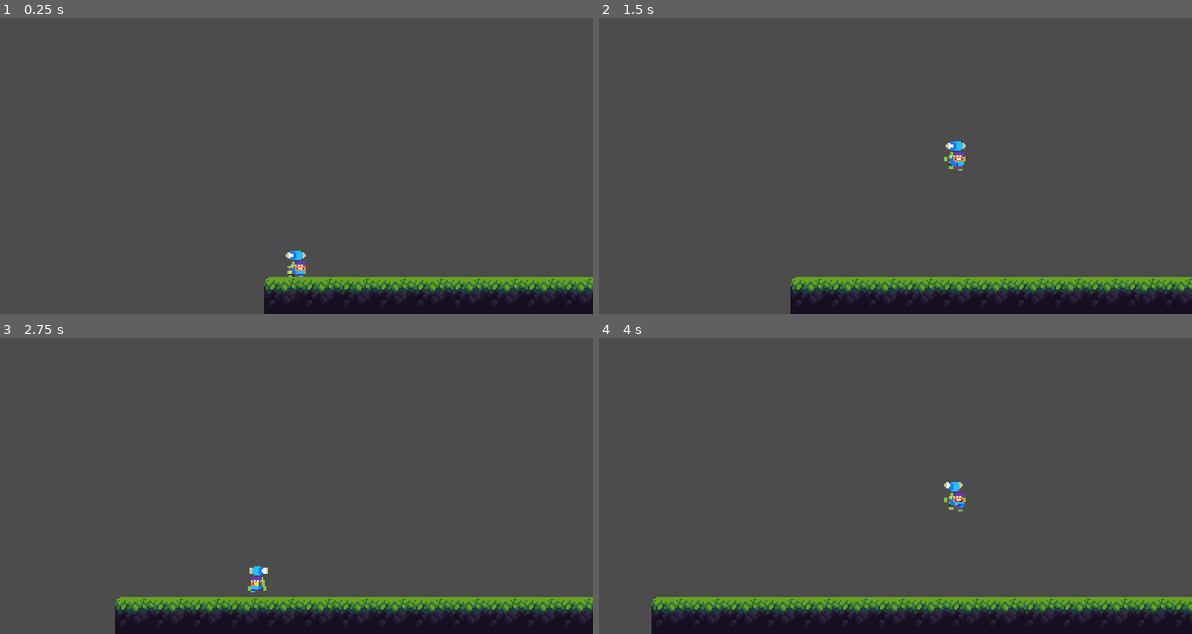
Above: before the commit, frames 1-4 (two rows, left to right).
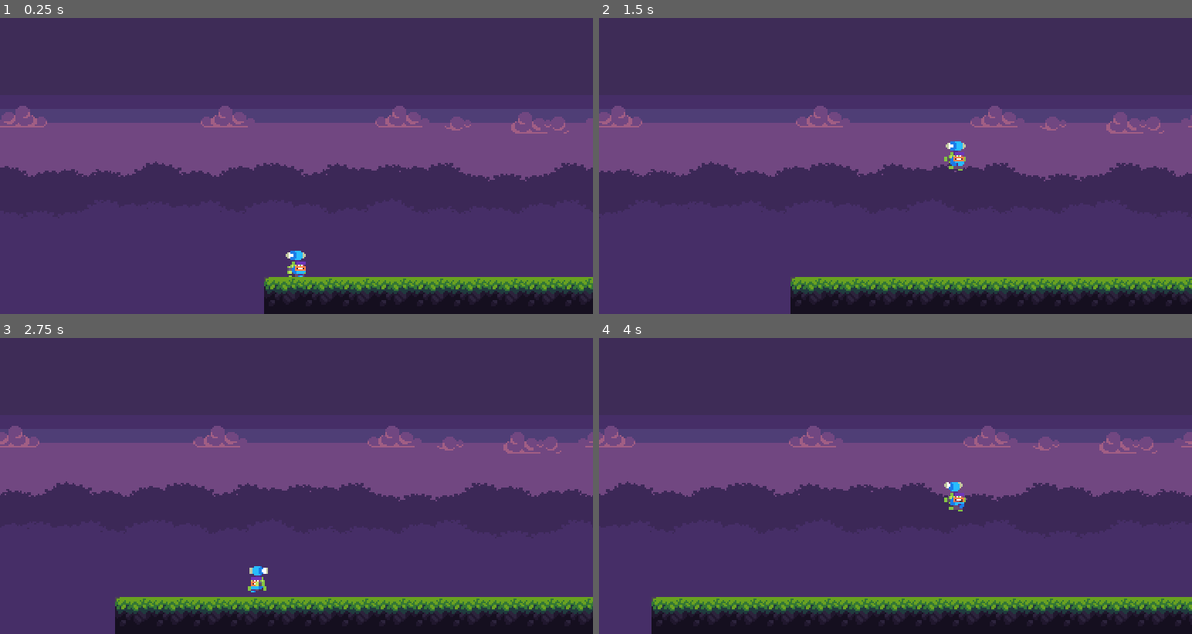
Above: after the commit, the same moments.

Repository: Gui-dev/the-mighty-rune
Game: Godot game, scene res://scene/management/game_level.tscn
Same seed, same stepped clock (60 frames per second), same inputs: the game is played once before the commit and once after it.
Inputs:
- Up to frame 1 (0.25 s): no input
- Up to frame 2 (1.5 s): tap Enter at 0.5 s; hold Right (ui_right) from 0.53 s (still down); tap Space (ui_select) at 0.77 s
- Up to frame 3 (2.75 s): tap Space (ui_select) at 1.52 s; release Right (ui_right) at 2.03 s; hold Left (ui_left) from 2.03 s (still down)
- Up to frame 4 (4 s): release Left (ui_left) at 2.78 s; hold Right (ui_right) from 2.78 s (still down); tap Space (ui_select) at 3.02, 3.77 s

The runs differ from the first frame. In frame 1, 93% of the frame differs, in the area x 0-100%, y 0-100%; in frame 2, 91%; in frame 3, 90%; in frame 4, 88%.

Commit message:
test: add background and camera

Diff:
--- a/scene/management/game_level.tscn
+++ b/scene/management/game_level.tscn
@@ -1,9 +1,10 @@
-[gd_scene load_steps=9 format=2]
+[gd_scene load_steps=10 format=2]
 
 [ext_resource path="res://assets/sprites/Tiles/Tile-09.png" type="Texture" id=1]
 [ext_resource path="res://assets/sprites/Tiles/Tile-10.png" type="Texture" id=2]
 [ext_resource path="res://assets/sprites/Tiles/Tile-08.png" type="Texture" id=3]
 [ext_resource path="res://scene/character/player.tscn" type="PackedScene" id=4]
+[ext_resource path="res://scene/management/background.tscn" type="PackedScene" id=5]
 
 [sub_resource type="ConvexPolygonShape2D" id=1]
 points = PoolVector2Array( 0, 0, 24, 0, 24, 24, 0, 24 )
@@ -91,3 +92,5 @@
 
 [node name="Player" parent="." instance=ExtResource( 4 )]
 position = Vector2( 21, 156 )
+
+[node name="Background" parent="." instance=ExtResource( 5 )]
